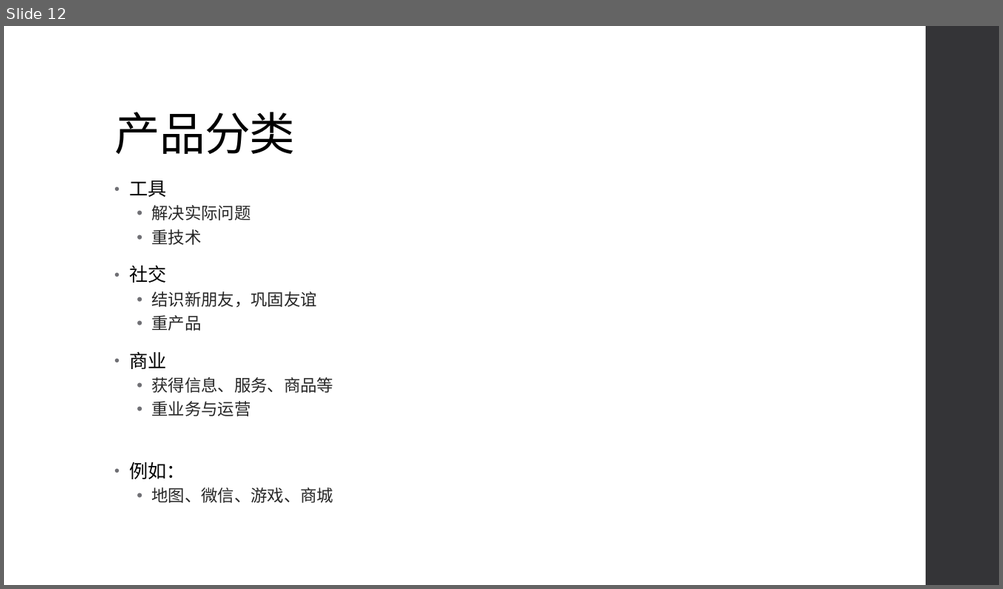
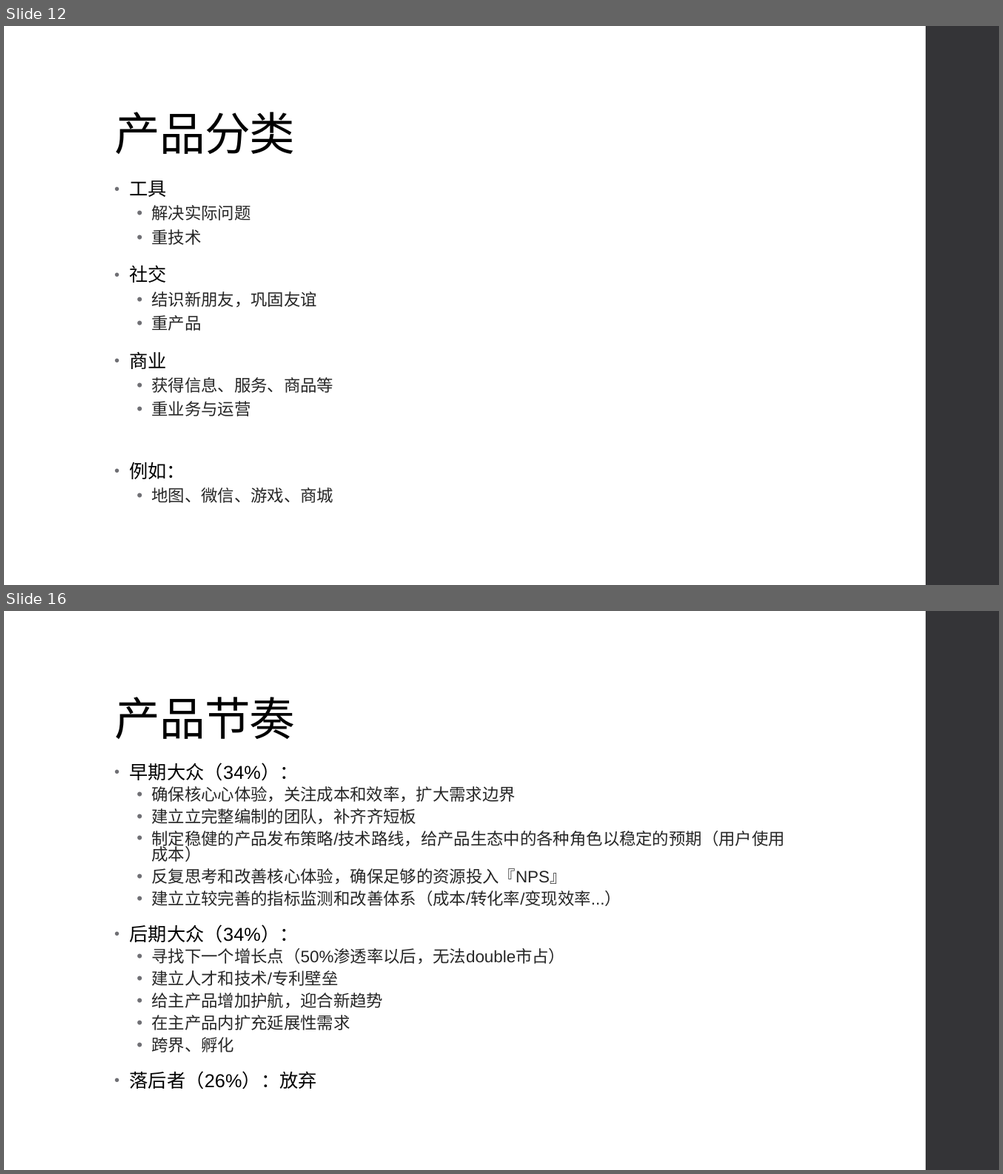
Before and after one commit to LeeRenbo/learn-xmind, a slide deck: 互联网思维落地.pptx. Shown one above the other, each under a label of ours: slide 12 before the commit, slides 12 and 16 after it; the slides between them are not shown. The pictures are 1003x589 and 1003x1174 pixels, drawn with LibreOffice and Linux fonts; fonts in the diff are those of the drawing. Boxes give left, top, right and bottom in pixels: in the first picture for what was removed or moved away, otherwise in the second. Text is boxed around its words. In the diff, an @@ line names an element or a change of style, - is before the commit and + after.

```diff
--- a/互联网思维落地.pptx
+++ b/互联网思维落地.pptx
@@ slide 16 added at (4, 611, 999, 1170), background #FFFFFF; not listed: 1 template element that a slide beside it also shows @@
@@ title added at (114, 697, 295, 739), 44 pt, text #000000 @@
+产品节奏
@@ text added at (129, 763, 785, 1090), 16 pt, text #262626 @@
+• 早期大众（34%）：
+  • 确保核⼼心体验，关注成本和效率，扩大需求边界
+  • 建⽴立完整编制的团队，补⻬齐短板
+  • 制定稳健的产品发布策略/技术路线，给产品生态中的各种角色以稳定的预期（用户使用成本）
+  • 反复思考和改善核心体验，确保足够的资源投⼊『NPS』
+  • 建⽴立较完善的指标监测和改善体系（成本/转化率/变现效率...）
+• 后期大众（34%）：
+  • 寻找下一个增长点（50%渗透率以后，无法double市占）
+  • 建立人才和技术/专利壁垒
+  • 给主产品增加护航，迎合新趋势
+  • 在主产品内扩充延展性需求
+  • 跨界、孵化
+• 落后者（26%）：放弃
```
Also in this commit, not shown: 6 slides changed, 4 other slides added, 3 slides removed.
